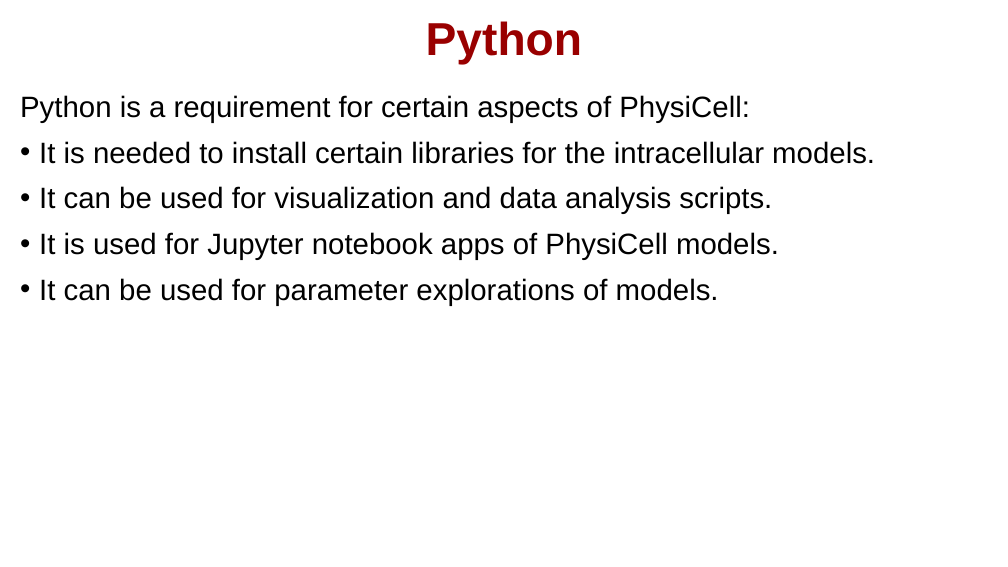
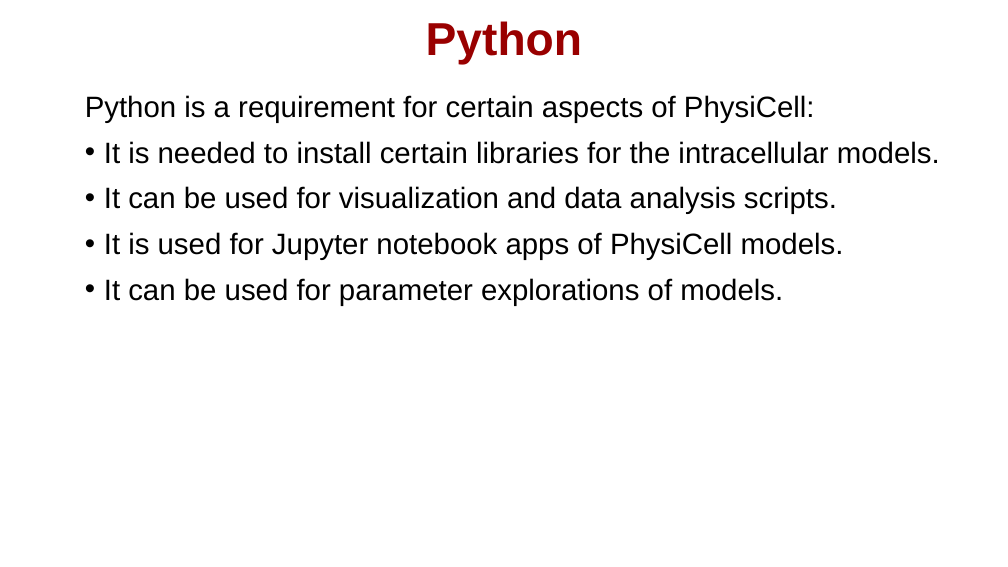
Before and after one commit to physicell-training/ws2021, a slide deck: slide 15 of pptx_source/PhysiCell_ws2021_macOS_setup.pptx (slide 13 before the commit). Drawn at 1008x567 pixels with LibreOffice and Linux fonts; fonts in the diff are those of the drawing; background and template pictures are left out. Boxes give left, top, right and bottom in pixels: in the first picture for what was removed or moved away, otherwise in the second. Text is boxed around its words. In the diff, an @@ line names an element or a change of style, - is before the commit and + after.

```diff
--- a/pptx_source/PhysiCell_ws2021_macOS_setup.pptx
+++ b/pptx_source/PhysiCell_ws2021_macOS_setup.pptx
@@ text "Python is a requirement for ...": place and size @@
-text "Python is a requirement for ..." at [20,95,875,306]
+text "Python is a requirement for ..." at [85,95,940,306]
```
Also in this commit, not shown: 13 other slides changed, 2 slides added.
